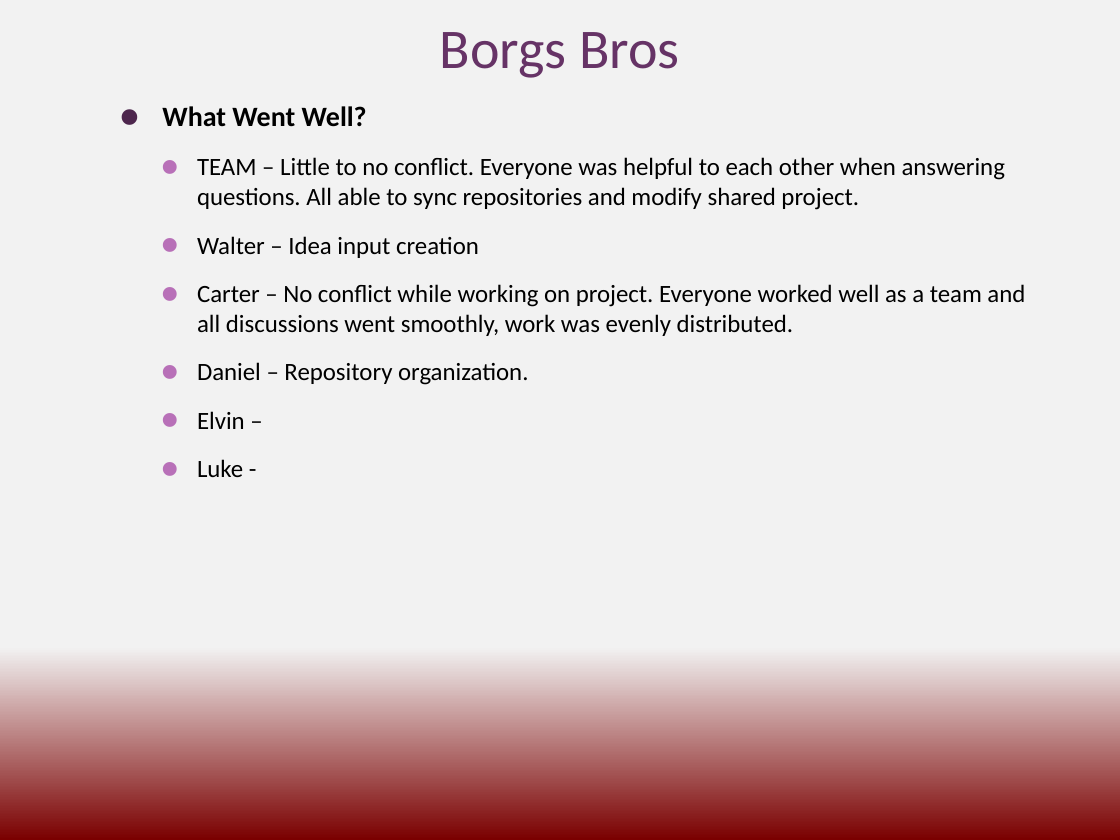
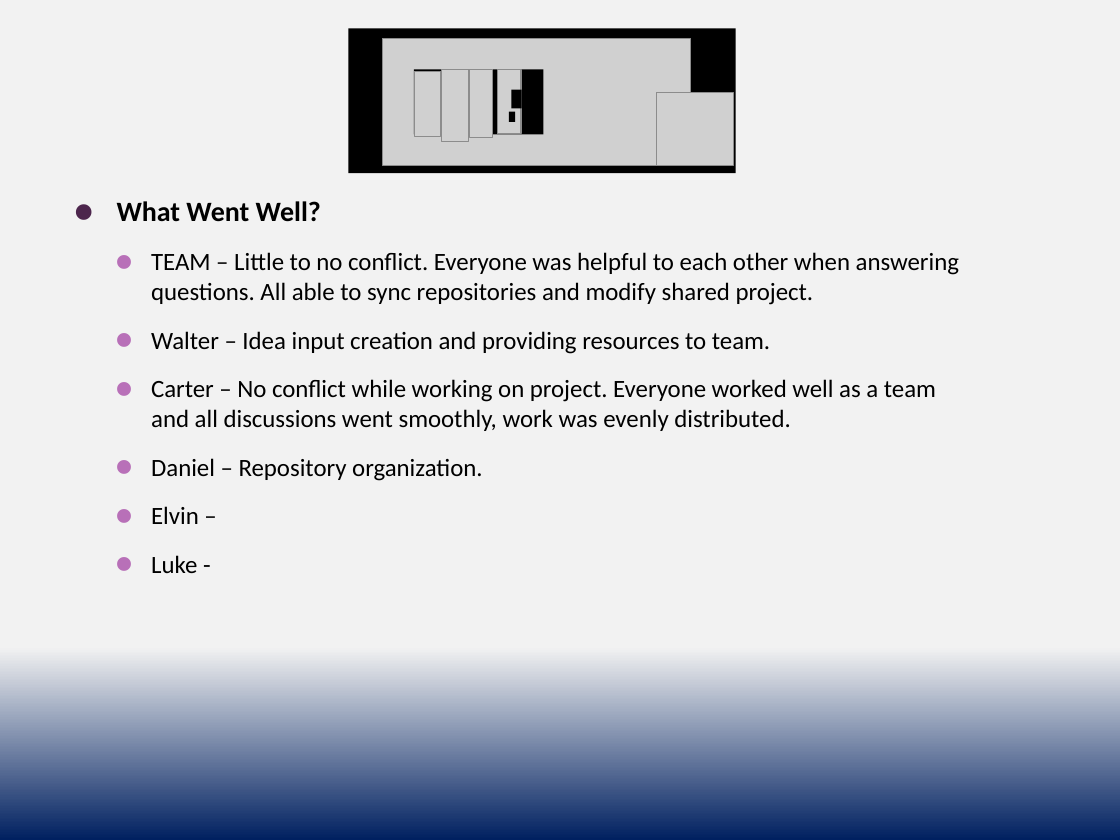
Before and after one commit to waltergarciaguirre/JepTesting, a slide deck: slide 1 of docs/Borgs_Retrospective.pptx. Drawn at 1120x840 pixels with LibreOffice and Linux fonts; fonts in the diff are those of the drawing; grey boxes stand for pictures. Boxes give left, top, right and bottom in pixels: in the first picture for what was removed or moved away, otherwise in the second. Text is boxed around its words. In the diff, an @@ line names an element or a change of style, - is before the commit and + after.

```diff
--- a/docs/Borgs_Retrospective.pptx
+++ b/docs/Borgs_Retrospective.pptx
@@ background gradient #F2F2F2 to #7A0000 to gradient #F2F2F2 to #002060 @@
@@ title removed at bbox=[440, 32, 679, 78] @@
-Borgs Bros
@@ group added at bbox=[348, 28, 736, 172]: 6 pictures, 4 rectangles @@
@@ text "What Went Well?": place and size @@
-text "What Went Well?" at bbox=[162, 106, 1025, 477]
+text "What Went Well?" at bbox=[117, 201, 959, 573]
@@ text at bbox=[151, 331, 770, 354]: text changed @@
-    ⚫ Walter – Idea input creation
+    ⚫ Walter – Idea input creation and providing resources to team.
```
Also in this commit, not shown: 2 other slides changed.
